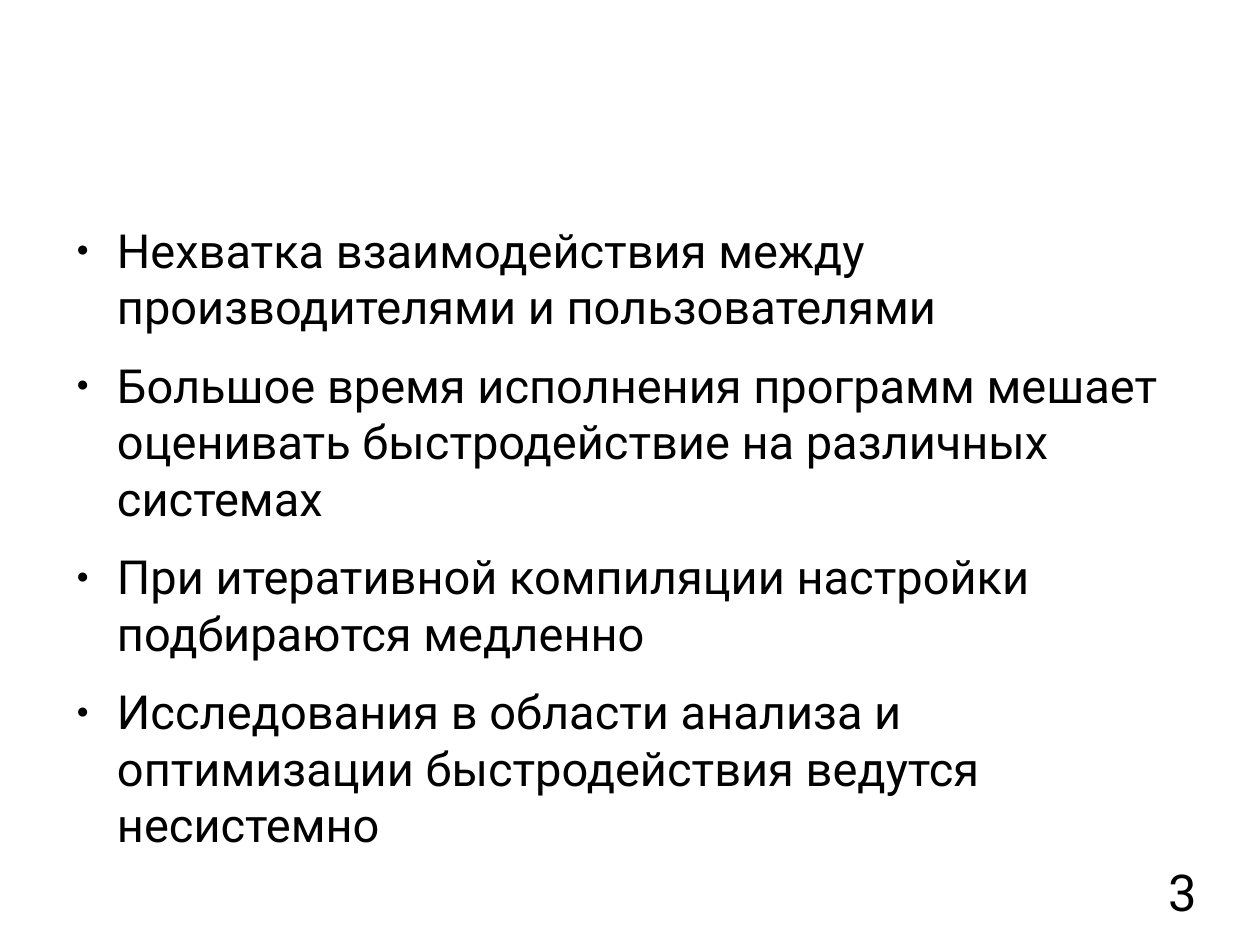
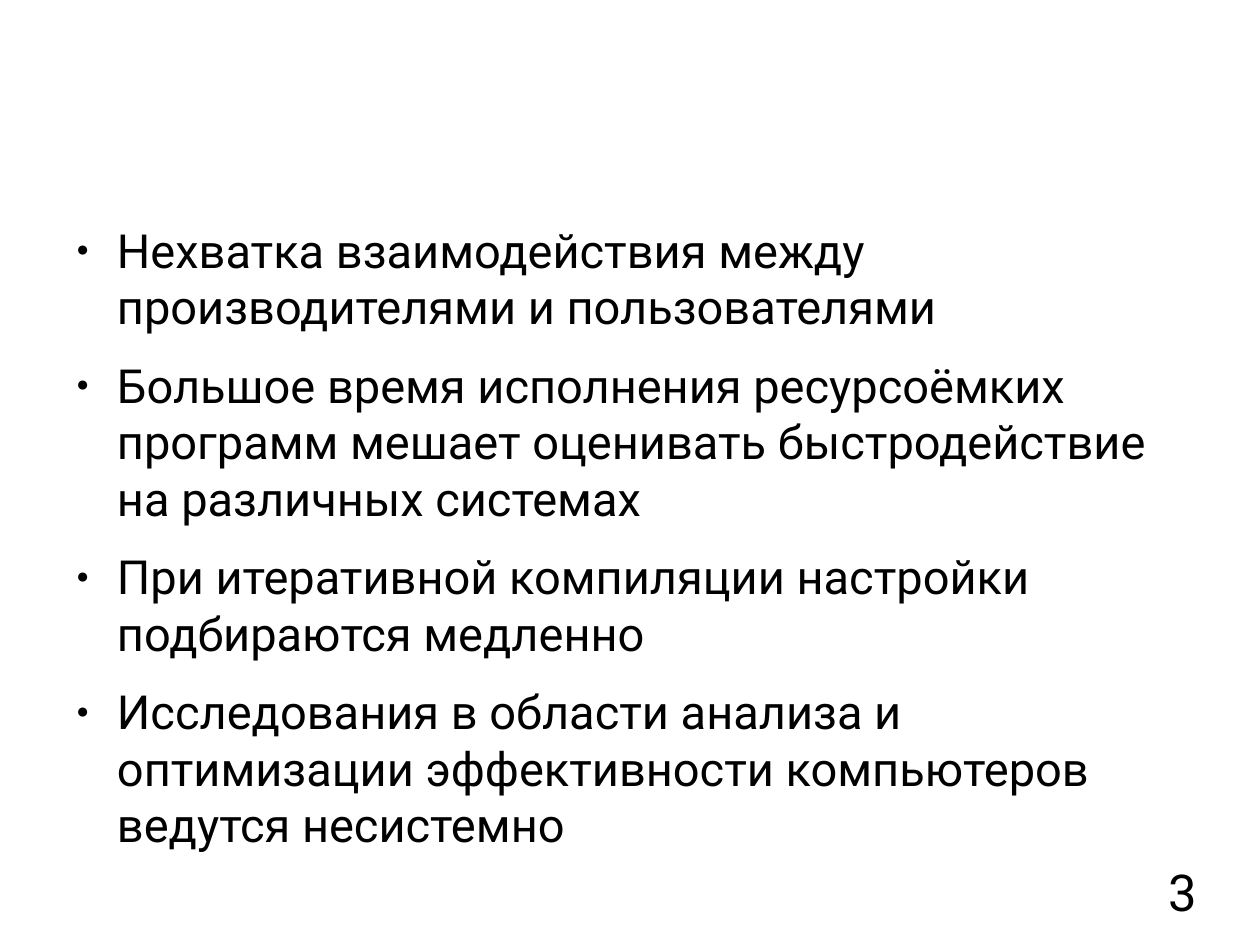
Before and after one commit to mkpankov/adaptor, a slide deck: slide 3 of diploma/defense/keynote.odp. Drawn at 1260x945 pixels with LibreOffice and Linux fonts; fonts in the diff are those of the drawing; background and template pictures are left out. Boxes give left, top, right and bottom in pixels: in the first picture for what was removed or moved away, otherwise in the second. Text is boxed around its words. In the diff, an @@ line names an element or a change of style, - is before the commit and + after.

```diff
--- a/diploma/defense/keynote.odp
+++ b/diploma/defense/keynote.odp
@@ text at box(117, 369, 1146, 526): text changed @@
-● Большое время исполнения программ мешает оценивать быстродействие на различных системах
+● Большое время исполнения ресурсоёмких программ мешает оценивать быстродействие на различных системах
@@ text at box(117, 693, 1089, 852): text changed @@
-● Исследования в области анализа и оптимизации быстродействия ведутся несистемно
+● Исследования в области анализа и оптимизации эффективности компьютеров ведутся несистемно
```
Also in this commit, not shown: 4 other slides changed, 9 slides added, 2 slides removed.
